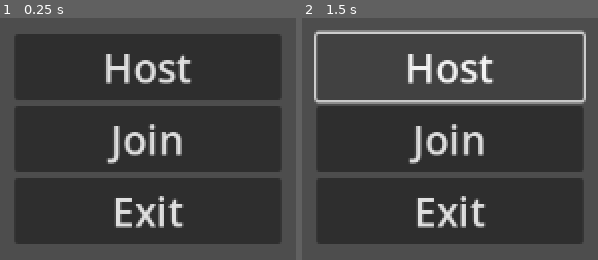
Above: before the commit, frames 1-2 (left to right).
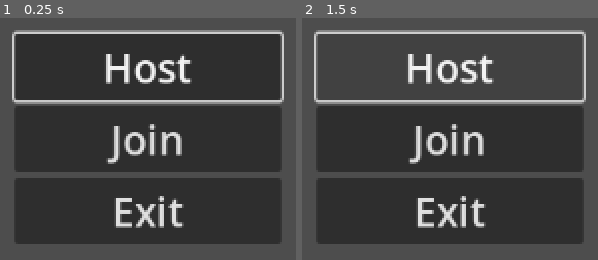
Above: after the commit, the same moments.

Repository: joemicmc/Survival
Game: Godot game, scene res://view/menu/menu.tscn
Two runs of this game, one before a commit and one after it. Both use one fixed random seed, a clock stepped at 60 frames per second and the inputs below.
Inputs:
- Up to frame 1 (0.25 s): no input
- Up to frame 2 (1.5 s): hold Right (ui_right) 0.53-1.25 s; click "Host" at 1.25 s

The runs differ from the first frame. In frame 1, 3.8% of the frame differs, in the area x 4-96%, y 4-36%; in frame 2, nothing differs.

Commit message:
Set focus onto host button

Diff:
--- a/godot/view/menu/menu.gd
+++ b/godot/view/menu/menu.gd
@@ -23,3 +23,5 @@
 	exit.pressed.connect(
 		func():
 			GameService.quit())
+
+	host.grab_focus()
Not shown, changed: godot/version.txt
